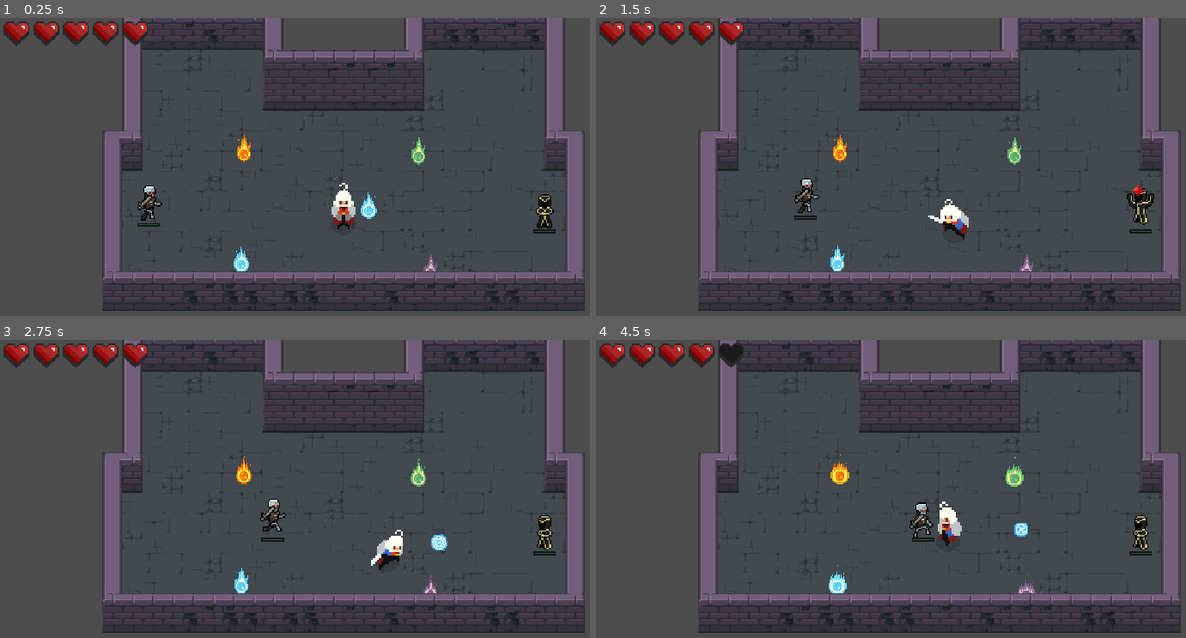
Above: before the commit, frames 1-4 (two rows, left to right).
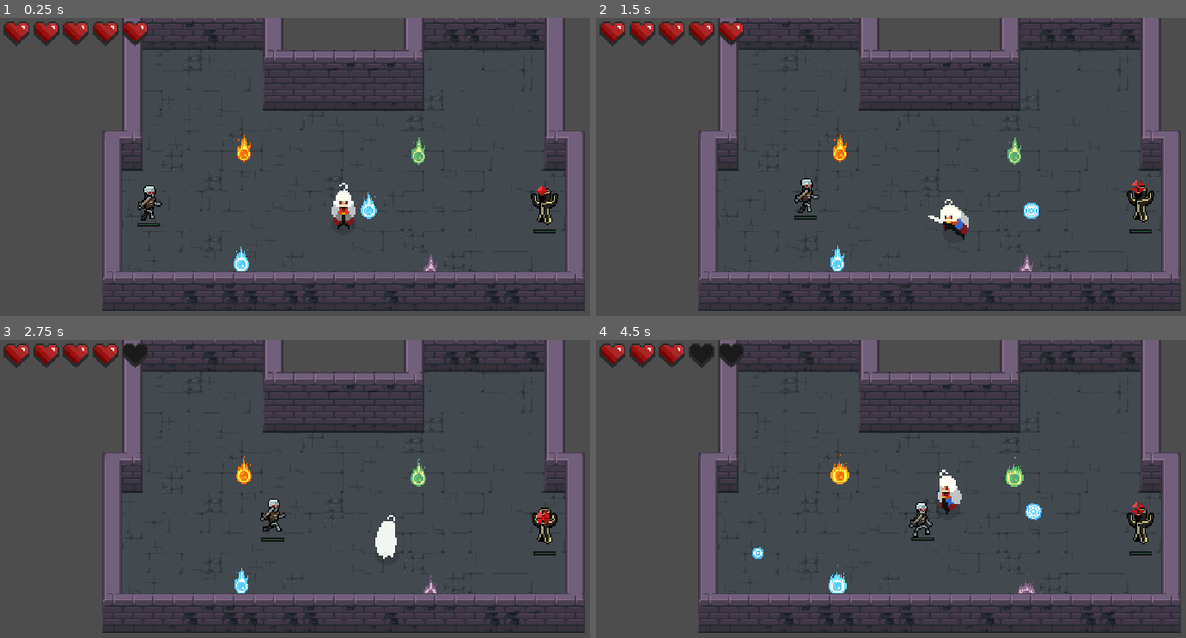
Above: after the commit, the same moments.

Repository: GuusOomen/Arcane-Dungeons-Trials-of-the-Elements
Game: Godot game, scene res://Scenes/main.tscn
Two runs of this game, one before a commit and one after it. Both use one fixed random seed, a clock stepped at 60 frames per second and the inputs below.
Inputs (mouse positions are in pixels of both pictures, inside the frame that each line leads up to):
- Up to frame 1 (0.25 s): no input
- Up to frame 2 (1.5 s): tap Enter (ui_accept) at 0.5, 0.77 s; move the mouse to (1091, 190) at 0.52 s; hold D (right) 0.53-1.28 s; tap Space (attack) at 0.6, 1.35 s; move the mouse to (802, 229) at 1.27 s; hold S (down) from 1.28 s (still down)
- Up to frame 3 (2.75 s): tap Enter (ui_accept) at 1.52 s; move the mouse to (413, 447) at 2.02 s; release S (down) at 2.03 s; hold D (right) from 2.03 s (still down); click (413, 447) at 2.1 s; tap Space (attack) at 2.3 s
- Up to frame 4 (4.5 s): move the mouse to (902, 611) at 2.77 s; release D (right) at 2.78 s; hold W (up) 2.78-3.53 s; tap Shift (roll) at 2.85 s; tap Enter (ui_accept) at 3.02, 3.77 s; tap Space (attack) at 3.05, 3.8 s; move the mouse to (1144, 590) at 3.52 s; hold A (left) from 3.53 s (still down); tap Mouse wheel down (scroll_down) at 3.6 s; move the mouse to (731, 474) at 4.27 s; tap Mouse wheel up (scroll_up) at 4.35 s

The runs differ from the first frame. In frame 1, 0.4% of the frame differs, in the area x 89-95%, y 56-71%; in frame 2, 0.4%; in frame 3, 1.1%; in frame 4, 1.7%, in the area x 16-95%, y 1-74%.

Commit message:
turret can detect through orbs and projectiles

Diff:
--- a/Scenes/Main_character.tscn
+++ b/Scenes/Main_character.tscn
@@ -1350,6 +1350,7 @@
 
 [node name="Hitbox" type="Area2D" parent="." groups=["Hitbox"]]
 position = Vector2(0, -4)
+collision_mask = 3
 
 [node name="CollisionShape2D" type="CollisionShape2D" parent="Hitbox"]
 position = Vector2(0, 4)
--- a/Scenes/Turret.tscn
+++ b/Scenes/Turret.tscn
@@ -43,6 +43,18 @@
 atlas = ExtResource("2_1lblv")
 region = Rect2(192, 0, 48, 48)
 
+[sub_resource type="AtlasTexture" id="AtlasTexture_huoaw"]
+atlas = ExtResource("2_1lblv")
+region = Rect2(240, 0, 48, 48)
+
+[sub_resource type="AtlasTexture" id="AtlasTexture_ck52d"]
+atlas = ExtResource("2_1lblv")
+region = Rect2(288, 0, 48, 48)
+
+[sub_resource type="AtlasTexture" id="AtlasTexture_y2xtu"]
+atlas = ExtResource("2_1lblv")
+region = Rect2(336, 0, 48, 48)
+
 [sub_resource type="AtlasTexture" id="AtlasTexture_loww2"]
 atlas = ExtResource("3_myaqe")
 region = Rect2(0, 0, 48, 48)
@@ -223,6 +235,18 @@
 atlas = ExtResource("10_1jcdh")
 region = Rect2(192, 0, 48, 48)
 
+[sub_resource type="AtlasTexture" id="AtlasTexture_b3751"]
+atlas = ExtResource("10_1jcdh")
+region = Rect2(240, 0, 48, 48)
+
+[sub_resource type="AtlasTexture" id="AtlasTexture_iy57b"]
+atlas = ExtResource("10_1jcdh")
+region = Rect2(288, 0, 48, 48)
+
+[sub_resource type="AtlasTexture" id="AtlasTexture_jqtq8"]
+atlas = ExtResource("10_1jcdh")
+region = Rect2(336, 0, 48, 48)
+
 [sub_resource type="AtlasTexture" id="AtlasTexture_4bc24"]
 atlas = ExtResource("11_eamka")
 region = Rect2(0, 0, 48, 48)
@@ -307,6 +331,18 @@
 atlas = ExtResource("14_p883w")
 region = Rect2(192, 0, 48, 48)
 
+[sub_resource type="AtlasTexture" id="AtlasTexture_7xhxp"]
+atlas = ExtResource("14_p883w")
+region = Rect2(240, 0, 48, 48)
+
+[sub_resource type="AtlasTexture" id="AtlasTexture_1bxy0"]
+atlas = ExtResource("14_p883w")
+region = Rect2(288, 0, 48, 48)
+
+[sub_resource type="AtlasTexture" id="AtlasTexture_vv2g3"]
+atlas = ExtResource("14_p883w")
+region = Rect2(336, 0, 48, 48)
+
 [sub_resource type="AtlasTexture" id="AtlasTexture_at51y"]
 atlas = ExtResource("15_ho47p")
 region = Rect2(0, 0, 48, 48)
@@ -388,6 +424,15 @@
 }, {
 "duration": 1.0,
 "texture": SubResource("AtlasTexture_6d1qs")
+}, {
+"duration": 1.0,
+"texture": SubResource("AtlasTexture_huoaw")
+}, {
+"duration": 1.0,
+"texture": SubResource("AtlasTexture_ck52d")
+}, {
+"duration": 1.0,
+"texture": SubResource("AtlasTexture_y2xtu")
 }],
 "loop": false,
 "name": &"Back-Attack",
@@ -563,6 +608,15 @@
 }, {
 "duration": 1.0,
 "texture": SubResource("AtlasTexture_jvxao")
+}, {
+"duration": 1.0,
+"texture": SubResource("AtlasTexture_b3751")
+}, {
+"duration": 1.0,
+"texture": SubResource("AtlasTexture_iy57b")
+}, {
+"duration": 1.0,
+"texture": SubResource("AtlasTexture_jqtq8")
 }],
 "loop": false,
 "name": &"Left-Attack",
@@ -646,6 +700,15 @@
 }, {
 "duration": 1.0,
 "texture": SubResource("AtlasTexture_58crh")
+}, {
+"duration": 1.0,
+"texture": SubResource("AtlasTexture_7xhxp")
+}, {
+"duration": 1.0,
+"texture": SubResource("AtlasTexture_1bxy0")
+}, {
+"duration": 1.0,
+"texture": SubResource("AtlasTexture_vv2g3")
 }],
 "loop": false,
 "name": &"Right-Attack",
@@ -731,7 +794,7 @@
 
 [node name="AnimatedSprite2D" type="AnimatedSprite2D" parent="." groups=["Enemy"]]
 sprite_frames = SubResource("SpriteFrames_wougq")
-animation = &"Front-Attack"
+animation = &"Right-Attack"
 autoplay = "Front-Idle"
 
 [node name="Hitbox" type="Area2D" parent="." groups=["Hitbox"]]
@@ -756,8 +819,6 @@
 
 [node name="AttackTimer" type="Timer" parent="Timers"]
 
-[node name="AttackTimeout" type="Timer" parent="Timers"]
-
 [node name="DmgTimer" type="Timer" parent="Timers"]
 wait_time = 0.5
 one_shot = true
@@ -771,6 +832,5 @@
 collide_with_areas = true
 
 [connection signal="timeout" from="Timers/AttackTimer" to="." method="_on_attack_timer_timeout"]
-[connection signal="timeout" from="Timers/AttackTimeout" to="." method="_on_attack_timeout_timeout"]
 [connection signal="timeout" from="Timers/DmgTimer" to="." method="_on_dmg_timer_timeout"]
 [connection signal="timeout" from="Timers/DeathTimer" to="." method="_on_death_timer_timeout"]
--- a/Scenes/orb.tscn
+++ b/Scenes/orb.tscn
@@ -154,6 +154,7 @@
 radius = 16.0312
 
 [node name="Orb" type="Area2D"]
+collision_layer = 0
 script = ExtResource("1_bcuaq")
 
 [node name="AnimatedSprite2D-fire" type="AnimatedSprite2D" parent="."]
--- a/Scenes/projectile/projectile-earth.tscn
+++ b/Scenes/projectile/projectile-earth.tscn
@@ -64,6 +64,7 @@
 shape = SubResource("CapsuleShape2D_yh2m3")
 
 [node name="Damagebox" type="Area2D" parent="."]
+collision_layer = 0
 
 [node name="CollisionShape2D" type="CollisionShape2D" parent="Damagebox"]
 shape = SubResource("CircleShape2D_cu7uf")
--- a/Scenes/projectile/projectile-fire.tscn
+++ b/Scenes/projectile/projectile-fire.tscn
@@ -70,6 +70,7 @@
 shape = SubResource("CapsuleShape2D_yh2m3")
 
 [node name="Damagebox" type="Area2D" parent="."]
+collision_layer = 0
 
 [node name="CollisionShape2D" type="CollisionShape2D" parent="Damagebox"]
 shape = SubResource("CircleShape2D_cu7uf")
--- a/Scenes/projectile/projectile-water.tscn
+++ b/Scenes/projectile/projectile-water.tscn
@@ -63,6 +63,7 @@
 shape = SubResource("CapsuleShape2D_yh2m3")
 
 [node name="Damagebox" type="Area2D" parent="."]
+collision_layer = 0
 
 [node name="CollisionShape2D" type="CollisionShape2D" parent="Damagebox"]
 shape = SubResource("CircleShape2D_cu7uf")
--- a/Scenes/projectile/projectile-wind.tscn
+++ b/Scenes/projectile/projectile-wind.tscn
@@ -64,6 +64,7 @@
 shape = SubResource("CapsuleShape2D_yh2m3")
 
 [node name="Damagebox" type="Area2D" parent="."]
+collision_layer = 0
 
 [node name="CollisionShape2D" type="CollisionShape2D" parent="Damagebox"]
 shape = SubResource("CircleShape2D_cu7uf")
--- a/Scenes/projectile/projectile.tscn
+++ b/Scenes/projectile/projectile.tscn
@@ -62,6 +62,7 @@
 shape = SubResource("CapsuleShape2D_yh2m3")
 
 [node name="Damagebox" type="Area2D" parent="."]
+collision_layer = 0
 
 [node name="CollisionShape2D" type="CollisionShape2D" parent="Damagebox"]
 shape = SubResource("CircleShape2D_cu7uf")
--- a/Scripts/turret.gd
+++ b/Scripts/turret.gd
@@ -17,7 +17,6 @@
 
 @onready var animation_player = $AnimatedSprite2D
 @onready var attack_timer = $Timers/AttackTimer
-@onready var attack_timeout = $Timers/AttackTimeout
 @onready var dmg_timer = $Timers/DmgTimer
 @onready var death_timer = $Timers/DeathTimer
 @onready var player = get_tree().get_first_node_in_group("Player")
@@ -109,15 +108,12 @@
 
 
 func _on_attack_timer_timeout() -> void:
+	play_animation(current_direction + "-Idle", false)
 	var curr_projectile: CharacterBody2D = projectile.instantiate()
 	curr_projectile.cast_group = "Enemy"
 	curr_projectile.direction = (raycast.target_position).rotated(raycast.rotation).normalized()
 	curr_projectile.global_position = global_position + 50.0 * curr_projectile.direction
 	get_tree().current_scene.add_child(curr_projectile)
-
-
-func _on_attack_timeout_timeout() -> void:
-	pass
 
 
 func _on_dmg_timer_timeout() -> void:
Not shown: 1 places in Scenes/Turret.tscn that only renumber resources
Not shown: 1 places in tree.tres that only renumber resources
